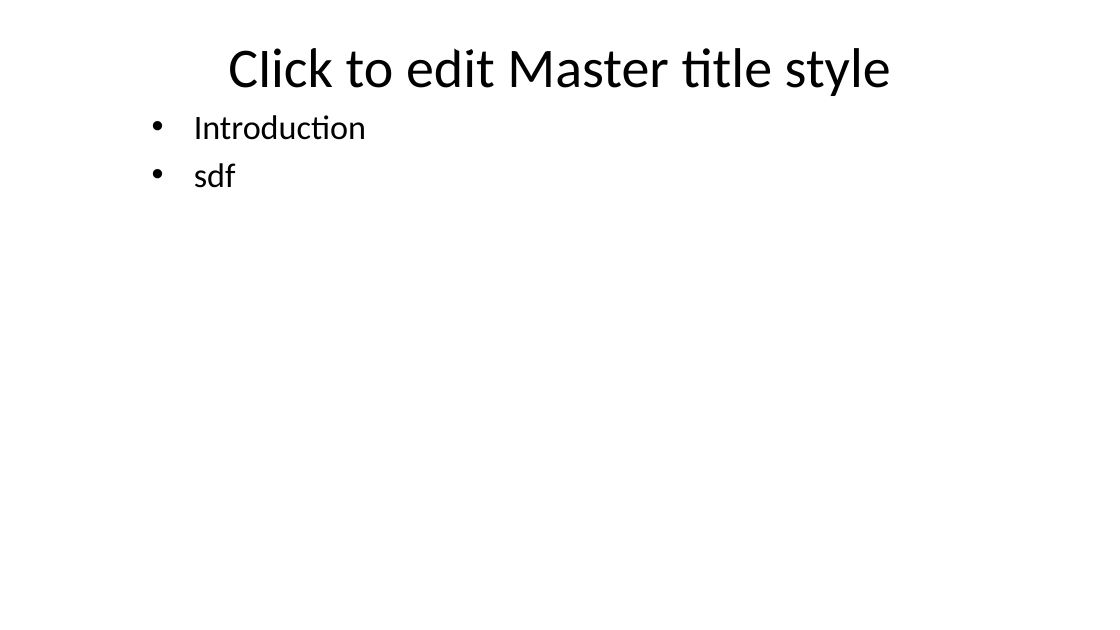
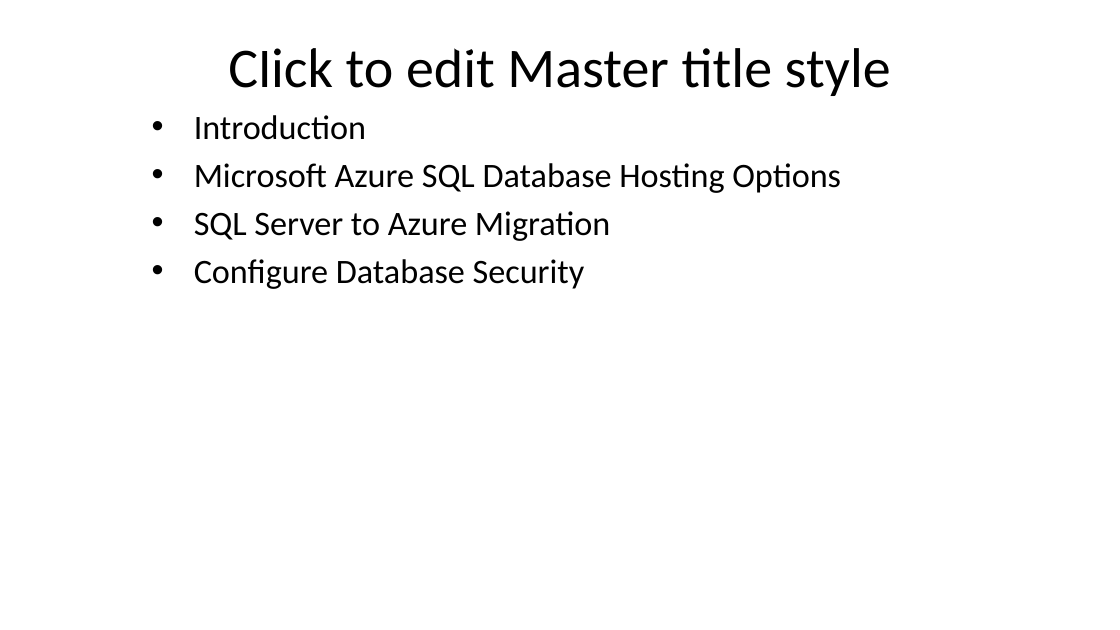
Before and after one commit to timothywarner/sqlazure, a slide deck: slide 3 of warner-sql-slides.pptx. Drawn at 1120x630 pixels with LibreOffice and Linux fonts; fonts in the diff are those of the drawing; background and template pictures are left out. Boxes give left, top, right and bottom in pixels: in the first picture for what was removed or moved away, otherwise in the second. Text is boxed around its words. In the diff, an @@ line names an element or a change of style, - is before the commit and + after.

```diff
--- a/warner-sql-slides.pptx
+++ b/warner-sql-slides.pptx
@@ text at (194, 163, 841, 289): text changed @@
-• sdf
+• Microsoft Azure SQL Database Hosting Options
+• SQL Server to Azure Migration
+• Configure Database Security
```
Also in this commit, not shown: 1 other slide changed, 1 other file.
